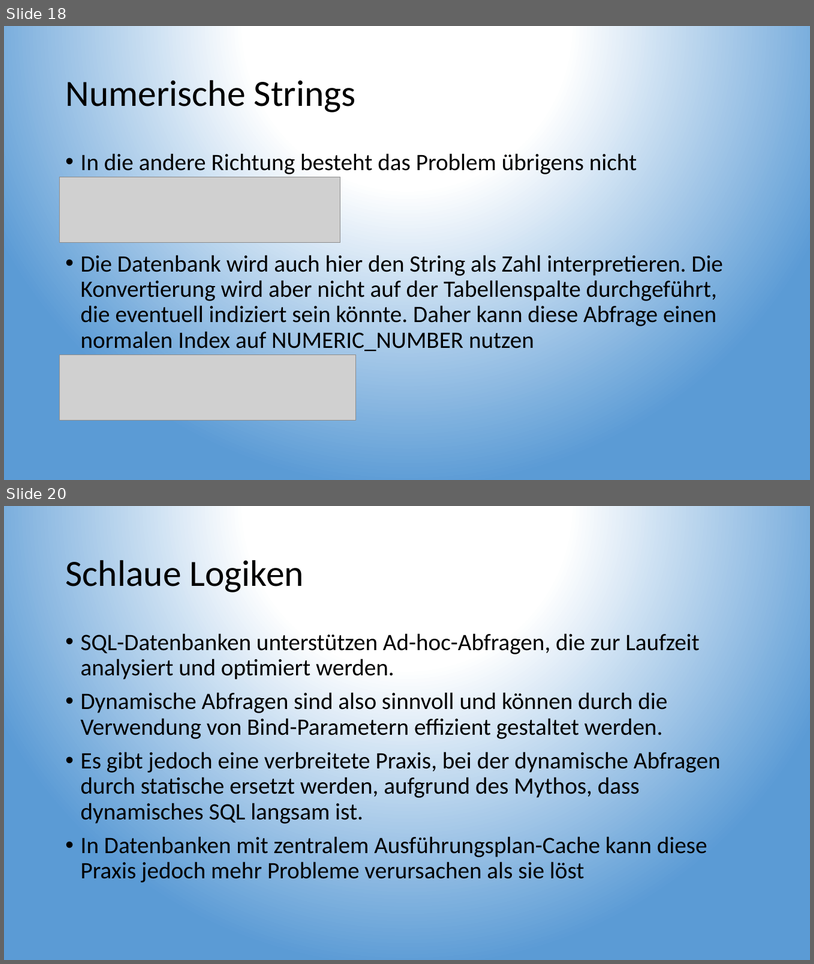
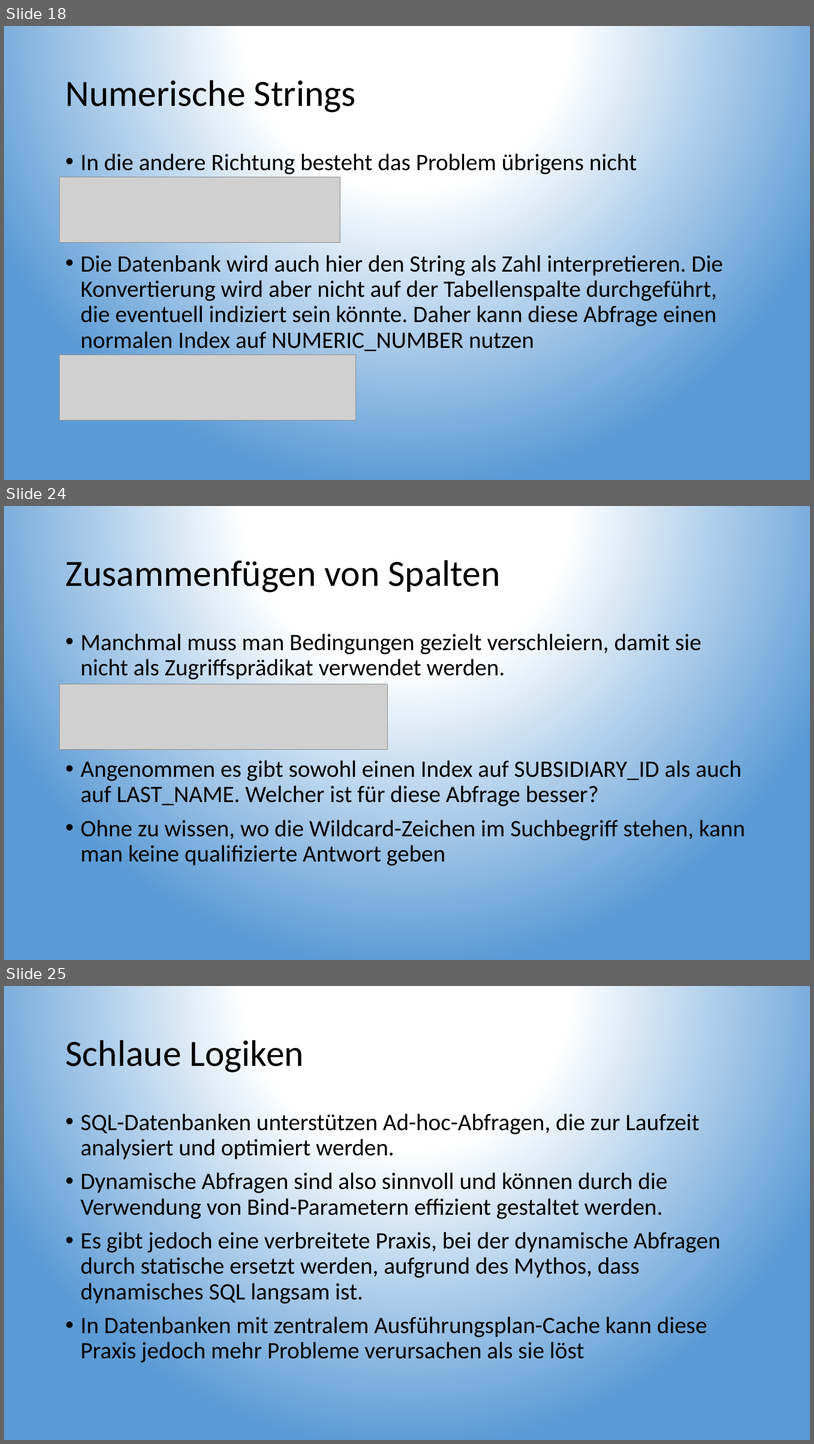
Before and after one commit to TobiaszMylak/DBI-Pr-sentation, a slide deck: DBI Präsentation Gruppe 2 - Ganzes Thema.pptx. Shown one above the other, each under a label of ours: slides 18 and 20 before the commit, slides 18, 24 and 25 after it; the slides between them are not shown. The pictures are 814x964 and 814x1444 pixels, drawn with LibreOffice and Linux fonts; fonts in the diff are those of the drawing; grey boxes stand for pictures. Boxes give left, top, right and bottom in pixels: in the first picture for what was removed or moved away, otherwise in the second. Text is boxed around its words. In the diff, an @@ line names an element or a change of style, - is before the commit and + after.

```diff
--- a/DBI Präsentation Gruppe 2 - Ganzes Thema.pptx
+++ b/DBI Präsentation Gruppe 2 - Ganzes Thema.pptx
@@ slide 24 added at (4,506,810,960), background gradient #FFFFFF to #5B9BD5 @@
@@ title added at (65,555,501,595), 44 pt, text #000000 @@
+Zusammenfügen von Spalten
@@ text added at (81,633,746,865), 28 pt, text #000000 @@
+• Manchmal muss man Bedingungen gezielt verschleiern, damit sie nicht als Zugriffsprädikat verwendet werden.
+• Angenommen es gibt sowohl einen Index auf SUBSIDIARY_ID als auch auf LAST_NAME. Welcher ist für diese Abfrage besser?
+• Ohne zu wissen, wo die Wildcard-Zeichen im Suchbegriff stehen, kann man keine qualifizierte Antwort geben
@@ picture added at (60,684,387,749) @@
@@ what was slide 20 is now slide 25 @@
```
Also in this commit, not shown: 5 other slides added, 2 slides removed.
